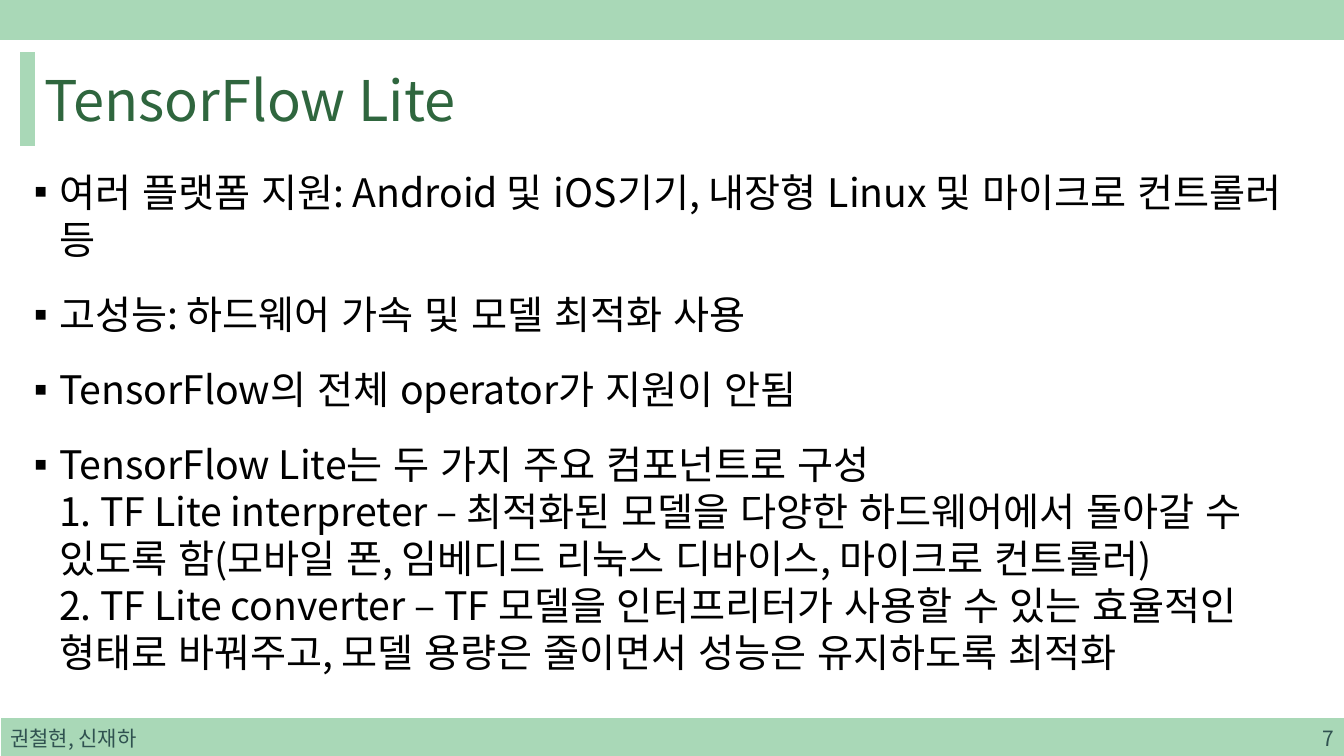
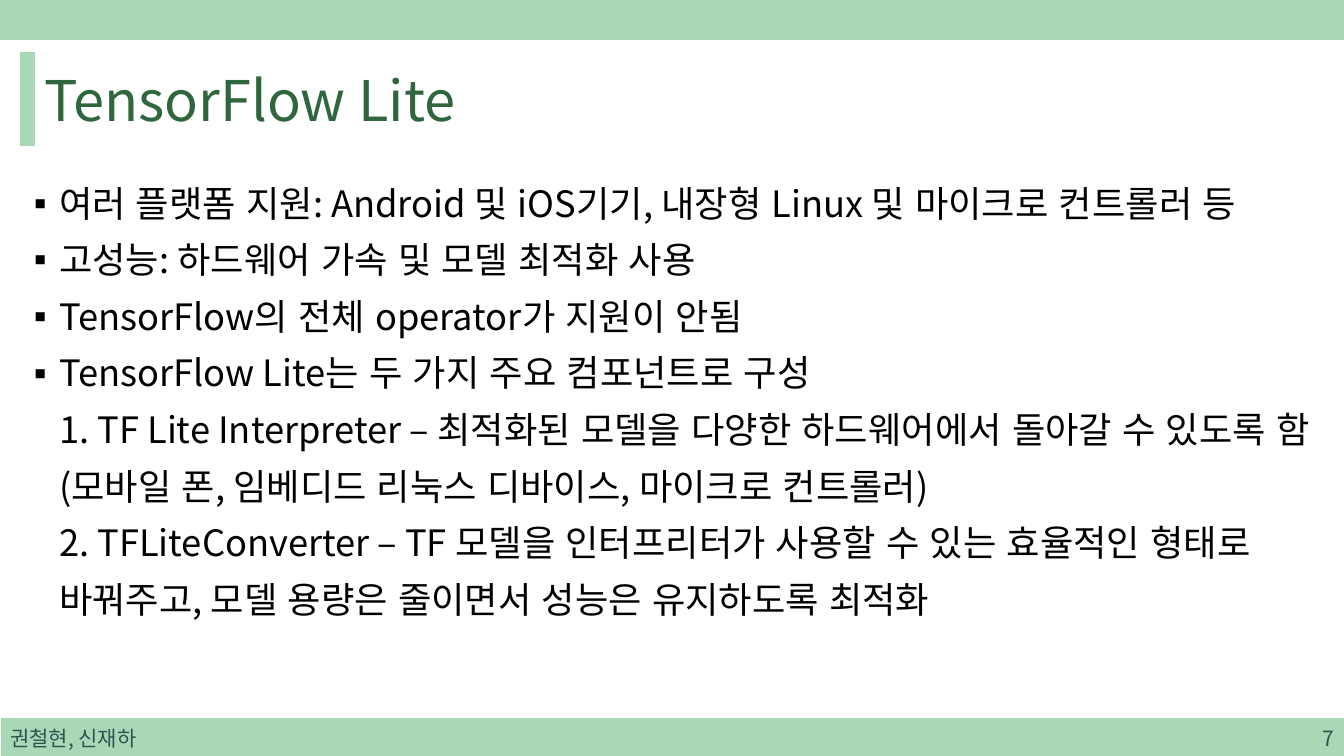
Before and after one commit to sjh4287/capston, a slide deck: slide 7 of 2022.01.07/TensorFlow Lite.pptx. Drawn at 1344x756 pixels with LibreOffice and Linux fonts; fonts in the diff are those of the drawing. Boxes give left, top, right and bottom in pixels: in the first picture for what was removed or moved away, otherwise in the second. Text is boxed around its words. In the diff, an @@ line names an element or a change of style, - is before the commit and + after.

```diff
--- a/2022.01.07/TensorFlow Lite.pptx
+++ b/2022.01.07/TensorFlow Lite.pptx
@@ text at [59, 186, 1236, 339]: size 28 to 25.9 pt in "여러 플랫폼 지원: Android 및 iOS기기, 내장형 ...", "고성능: 하드웨어 가속 및 모델 최적화 사용", "TensorFlow의 전체 operator가 지원이 안됨"; line spacing 1 to 1.3; less space between paragraphs @@
@@ text at [59, 356, 1309, 620]: text changed; size 28 to 25.9 pt @@
-▪ TensorFlow Lite는 두 가지 주요 컴포넌트로 구성
-  1. TF Lite interpreter – 최적화된 모델을 다양한 하드웨어에서 돌아갈 수 있도록 함(모바일 폰, 임베디드 리눅스 디바이스, 마이크로 컨트롤러)
-  2. TF Lite converter – TF 모델을 인터프리터가 사용할 수 있는 효율적인 형태로 바꿔주고, 모델 용량은 줄이면서 성능은 유지하도록 최적화
+▪ TensorFlow Lite는 두 가지 주요 컴포넌트로 구성
+  1. TF Lite Interpreter – 최적화된 모델을 다양한 하드웨어에서 돌아갈 수 있도록 함(모바일 폰, 임베디드 리눅스 디바이스, 마이크로 컨트롤러)
+  2. TFLiteConverter – TF 모델을 인터프리터가 사용할 수 있는 효율적인 형태로 바꿔주고, 모델 용량은 줄이면서 성능은 유지하도록 최적화
```
Also in this commit, not shown: 9 other slides changed, 27 slides added, 1 other file.
